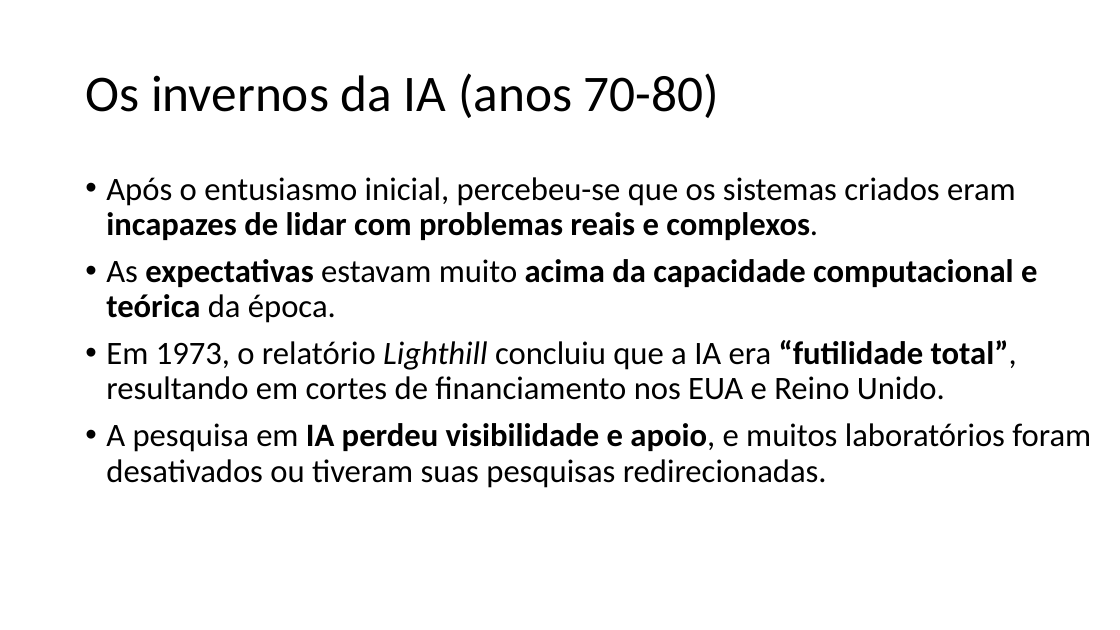
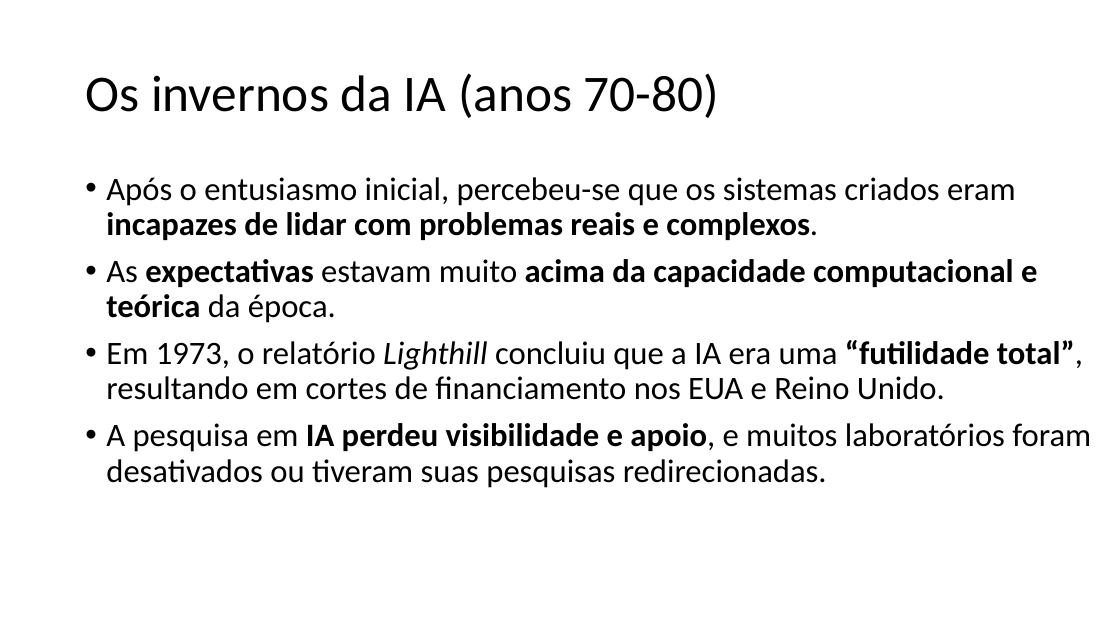
Before and after one commit to zz4fap/c24_inteligencia_artificial, a slide deck: slide 23 of slides/C24_Introdução.pptx. Drawn at 1120x630 pixels with LibreOffice and Linux fonts; fonts in the diff are those of the drawing. Boxes give left, top, right and bottom in pixels: in the first picture for what was removed or moved away, otherwise in the second. Text is boxed around its words. In the diff, an @@ line names an element or a change of style, - is before the commit and + after.

```diff
--- a/slides/C24_Introdução.pptx
+++ b/slides/C24_Introdução.pptx
@@ text at [106,340,1083,400]: text changed @@
-• Em 1973, o relatório Lighthill concluiu que a IA era “futilidade total”, resultando em cortes de financiamento nos EUA e Reino Unido.
+• Em 1973, o relatório Lighthill concluiu que a IA era uma “futilidade total”, resultando em cortes de financiamento nos EUA e Reino Unido.
```
Also in this commit, not shown: 7 other slides changed, 1 slide added, 1 other file.
